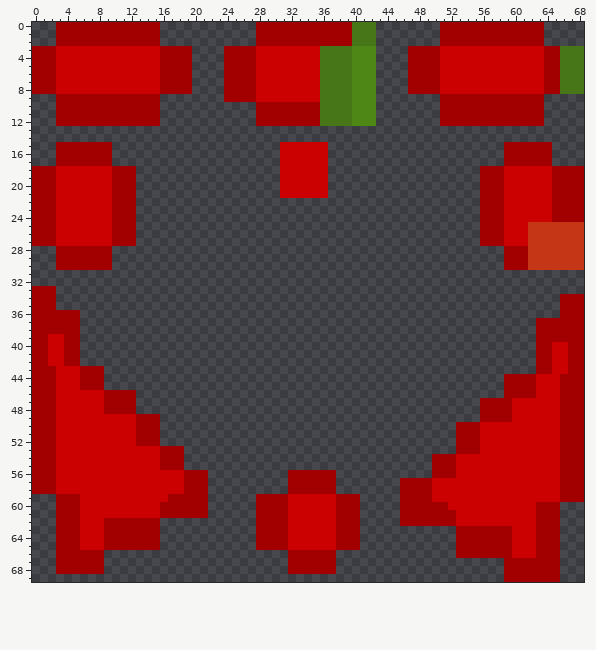
Sprite sheet: Game/pinball/Sensors.png. Above: the version before the commit.
The file is 69x70 pixels.
After:
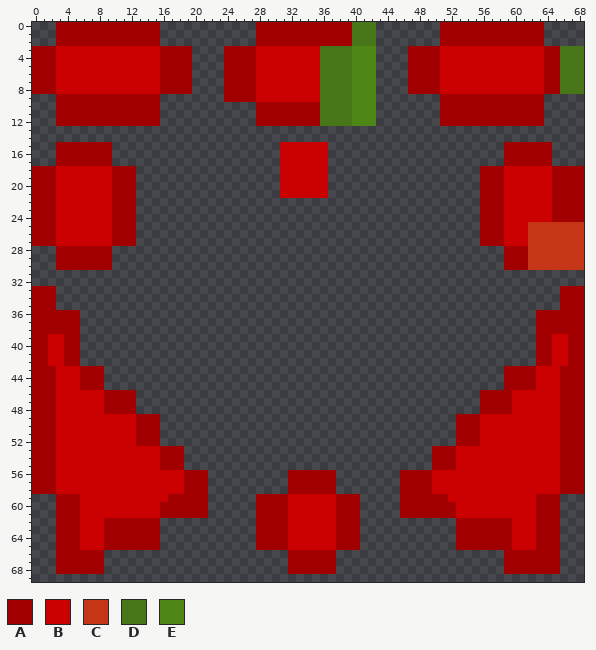
Palette (. is transparent): A #a20000  B #cb0000  C #c53616  D #477619  E #4e8716
The exact change:
@@ x 61..68 @@
 32 ........
-33 ........
+33 .....AAA
 34 .....AAA
 35 .....AAA
-36 .....AAA
+36 ..AAAAAA
 37 ..AAAAAA
 38 ..AAAAAA
-39 ..AAAAAA
+39 ..AABBAA
 40 ..AABBAA
@@ x 51..68 @@
 42 ............AABBAA
-43 ............AABBAA
+43 ........AAAABBBAAA
 44 ........AAAABBBAAA
 45 ........AAAABBBAAA
-46 ........AAAABBBAAA
+46 .....AAAABBBBBBAAA
 47 .....AAAABBBBBBAAA
 48 .....AAAABBBBBBAAA
-49 .....AAAABBBBBBAAA
+49 ..AAABBBBBBBBBBAAA
 50 ..AAABBBBBBBBBBAAA
@@ x 44..68 @@
 52 .........AAABBBBBBBBBBAAA
-53 .........AAABBBBBBBBBBAAA
+53 ......AAABBBBBBBBBBBBBAAA
 54 ......AAABBBBBBBBBBBBBAAA
 55 ......AAABBBBBBBBBBBBBAAA
-56 ......AAABBBBBBBBBBBBBAAA
+56 ..AAAABBBBBBBBBBBBBBBBAAA
 57 ..AAAABBBBBBBBBBBBBBBBAAA
 58 ..AAAABBBBBBBBBBBBBBBBAAA
-59 ..AAAABBBBBBBBBBBBBBBBAAA
-60 ..AAAAAABBBBBBBBBBBAAA...
+59 ..AAAAAABBBBBBBBBBBAAA...
+60 ..AAAAAAABBBBBBBBBBAAA...
 61 ..AAAAAAABBBBBBBBBBAAA...
-62 ..AAAAAAABBBBBBBBBBAAA...
+62 .........AAAAAAABBBAAA...
 63 .........AAAAAAABBBAAA...
@@ x 51..67 @@
 65 ..AAAAAAABBBAAA..
-66 ..AAAAAAABBBAAA..
+66 ........AAAAAAA..
 67 ........AAAAAAA..
 68 ........AAAAAAA..
-69 ........AAAAAAA..
+69 .................
Pixel boxes of the changes (left, top, right, bottom) in both pictures:
changed: (400, 286, 584, 526)
changed: (456, 550, 560, 582)
